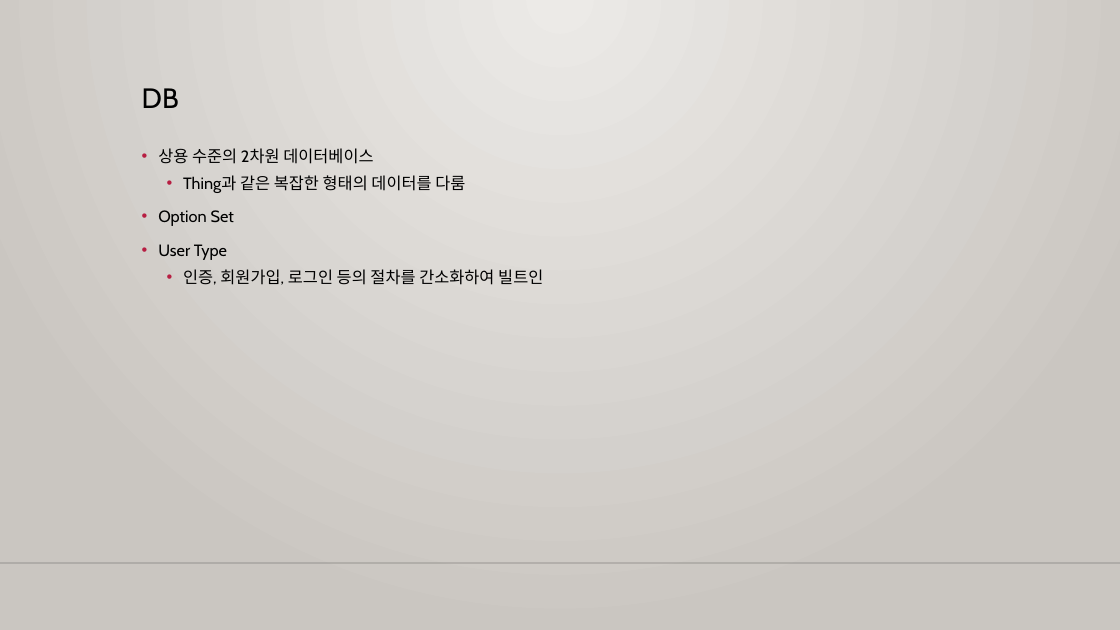
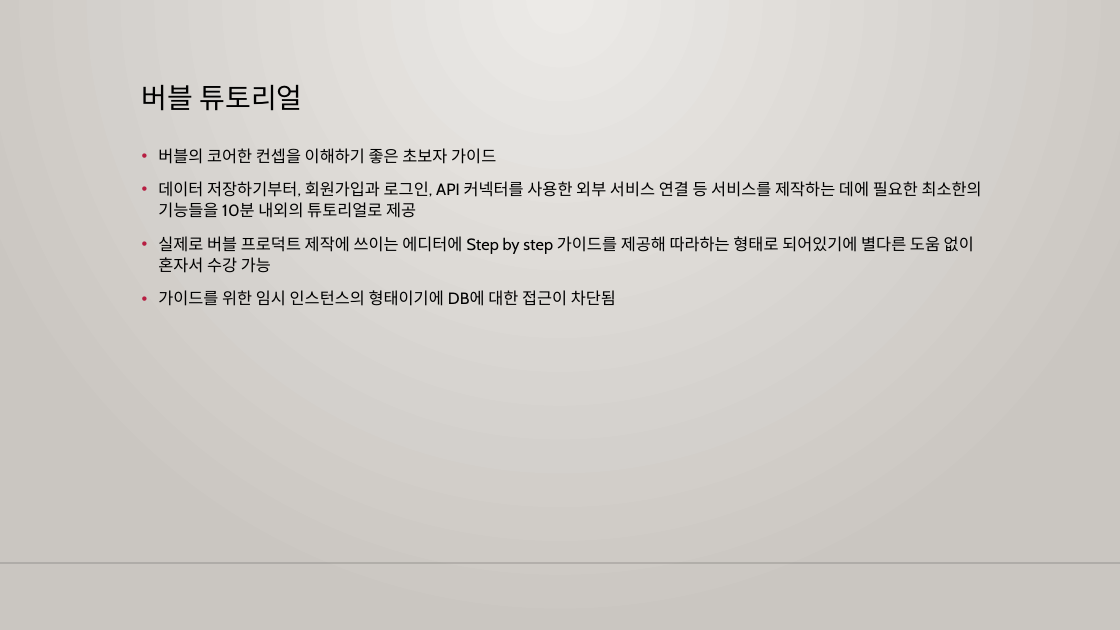
Before and after one commit to m00nlygreat/obsidian-vault, a slide deck: slide 3 of 노코드 엔지니어링/노코드 최강자 버블.pptx (slide 4 before the commit). Drawn at 1120x630 pixels with LibreOffice and Linux fonts; fonts in the diff are those of the drawing; background and template pictures are left out. Boxes give left, top, right and bottom in pixels: in the first picture for what was removed or moved away, otherwise in the second. Text is boxed around its words. In the diff, an @@ line names an element or a change of style, - is before the commit and + after.

Commit message:
백업 완료: 2023-11-26 05:21:28
Affected files:
노코드 엔지니어링/노코드 최강자 버블.pptx

```diff
--- a/노코드 엔지니어링/노코드 최강자 버블.pptx
+++ b/노코드 엔지니어링/노코드 최강자 버블.pptx
@@ title at (142, 85, 303, 111): text changed @@
-DB
+버블 튜토리얼
@@ text at (158, 148, 982, 306): text changed @@
-• 상용 수준의 2차원 데이터베이스
-  • Thing과 같은 복잡한 형태의 데이터를 다룸
-• Option Set
-• User Type
-  • 인증, 회원가입, 로그인 등의 절차를 간소화하여 빌트인
+• 버블의 코어한 컨셉을 이해하기 좋은 초보자 가이드
+• 데이터 저장하기부터, 회원가입과 로그인, API 커넥터를 사용한 외부 서비스 연결 등 서비스를 제작하는 데에 필요한 최소한의 기능들을 10분 내외의 튜토리얼로 제공
+• 실제로 버블 프로덕트 제작에 쓰이는 에디터에 Step by step 가이드를 제공해 따라하는 형태로 되어있기에 별다른 도움 없이 혼자서 수강 가능
+• 가이드를 위한 임시 인스턴스의 형태이기에 DB에 대한 접근이 차단됨
```
Also in this commit, not shown: 1 other slide changed, 1 slide added, 3 slides removed.
